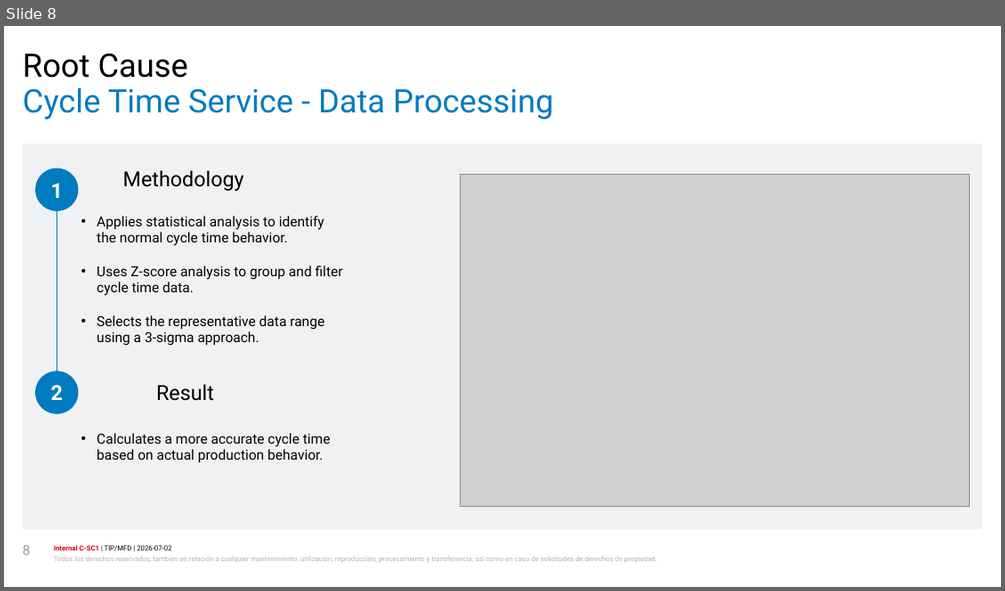
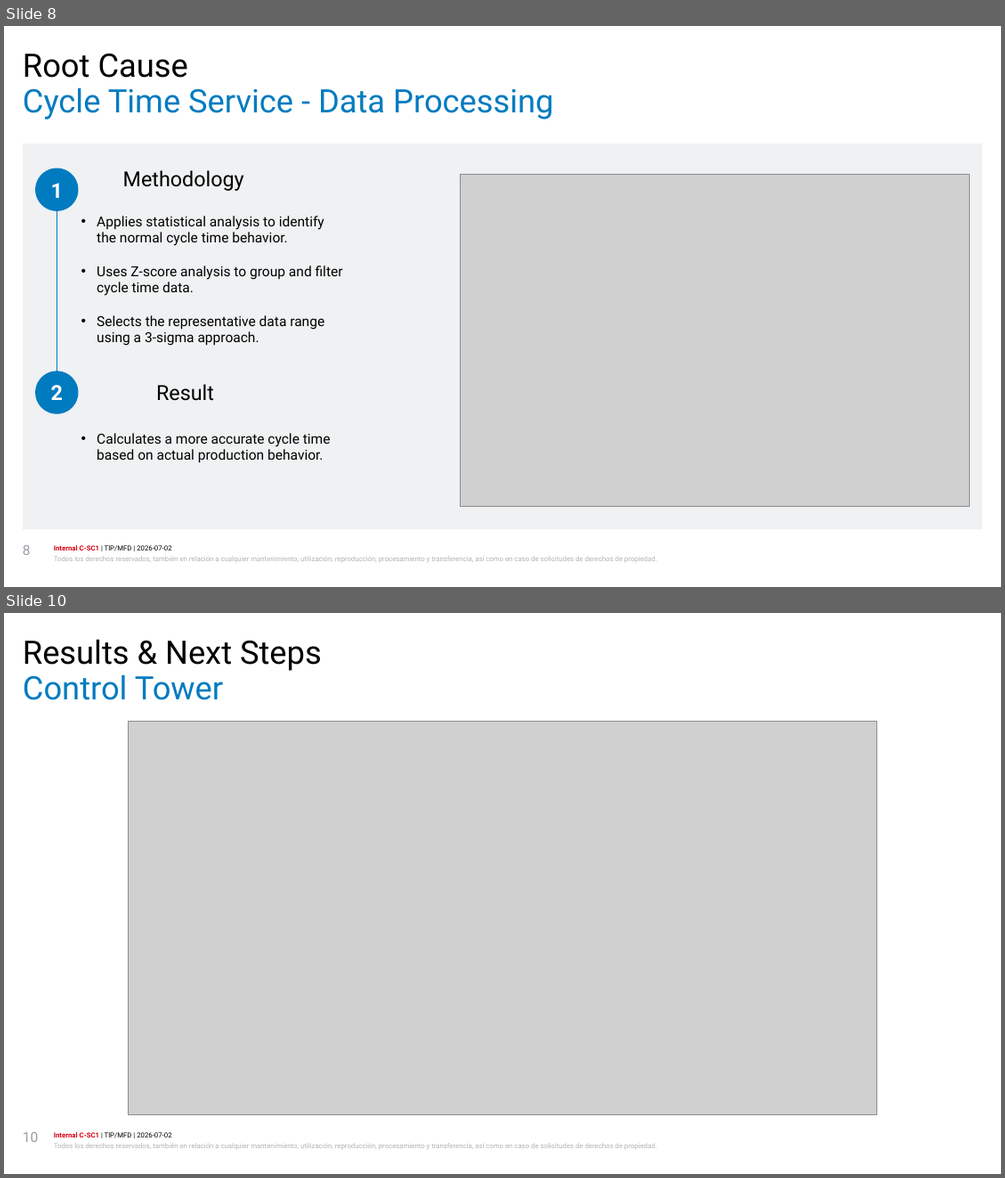
Before and after one commit to antoniojwork17-design/A3, a slide deck: Presentation2(1).pptx. Shown one above the other, each under a label of ours: slide 8 before the commit, slides 8 and 10 after it; the slides between them are not shown. The pictures are 1005x591 and 1005x1178 pixels, drawn with LibreOffice and Linux fonts; fonts in the diff are those of the drawing; grey boxes stand for pictures; background and template pictures are left out. Boxes give left, top, right and bottom in pixels: in the first picture for what was removed or moved away, otherwise in the second. Text is boxed around its words. In the diff, an @@ line names an element or a change of style, - is before the commit and + after.

```diff
--- a/Presentation2(1).pptx
+++ b/Presentation2(1).pptx
@@ slide 10 added at (4,613,1001,1174), background #FFFFFF; not listed: 2 template elements that a slide beside it also shows @@
@@ text added at (23,639,322,671), 28 pt, text #000000 @@
+Results & Next Steps
@@ title added at (23,674,223,700), 28 pt, text #007BC0 @@
+Control Tower
@@ picture added at (128,721,877,1114) @@
@@ page number added at (23,1132,38,1142), 12 pt, text #999FA6 @@
+10
```
Also in this commit, not shown: 4 slides changed, 1 other slide added, 1 other file.
